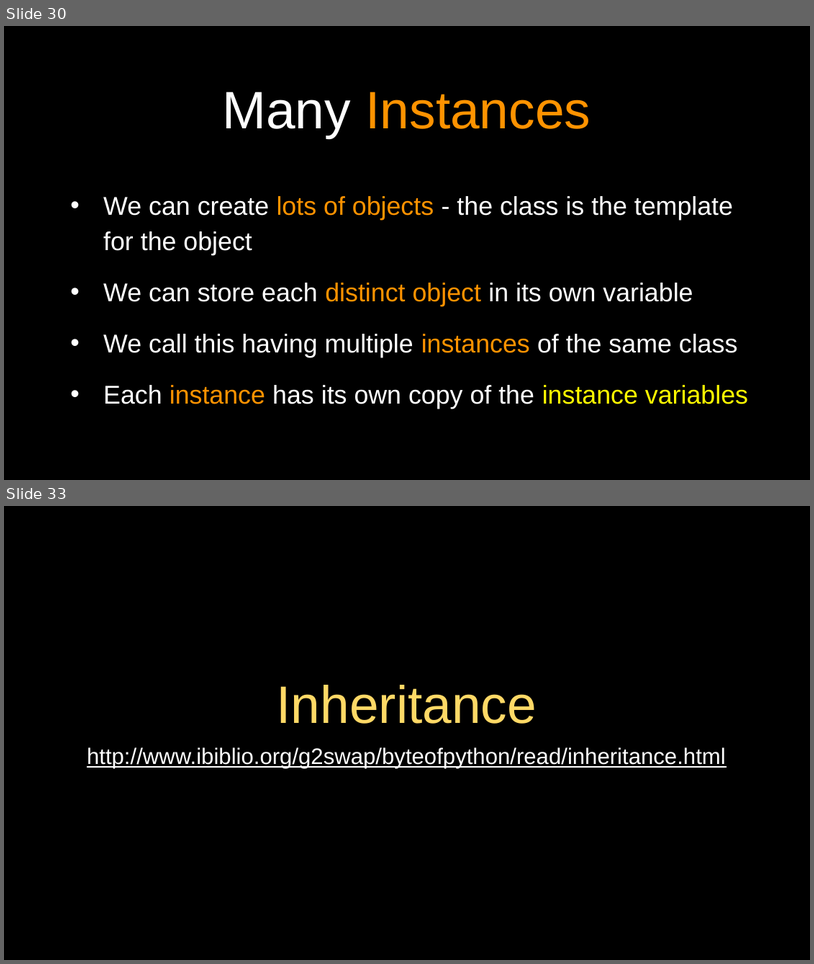
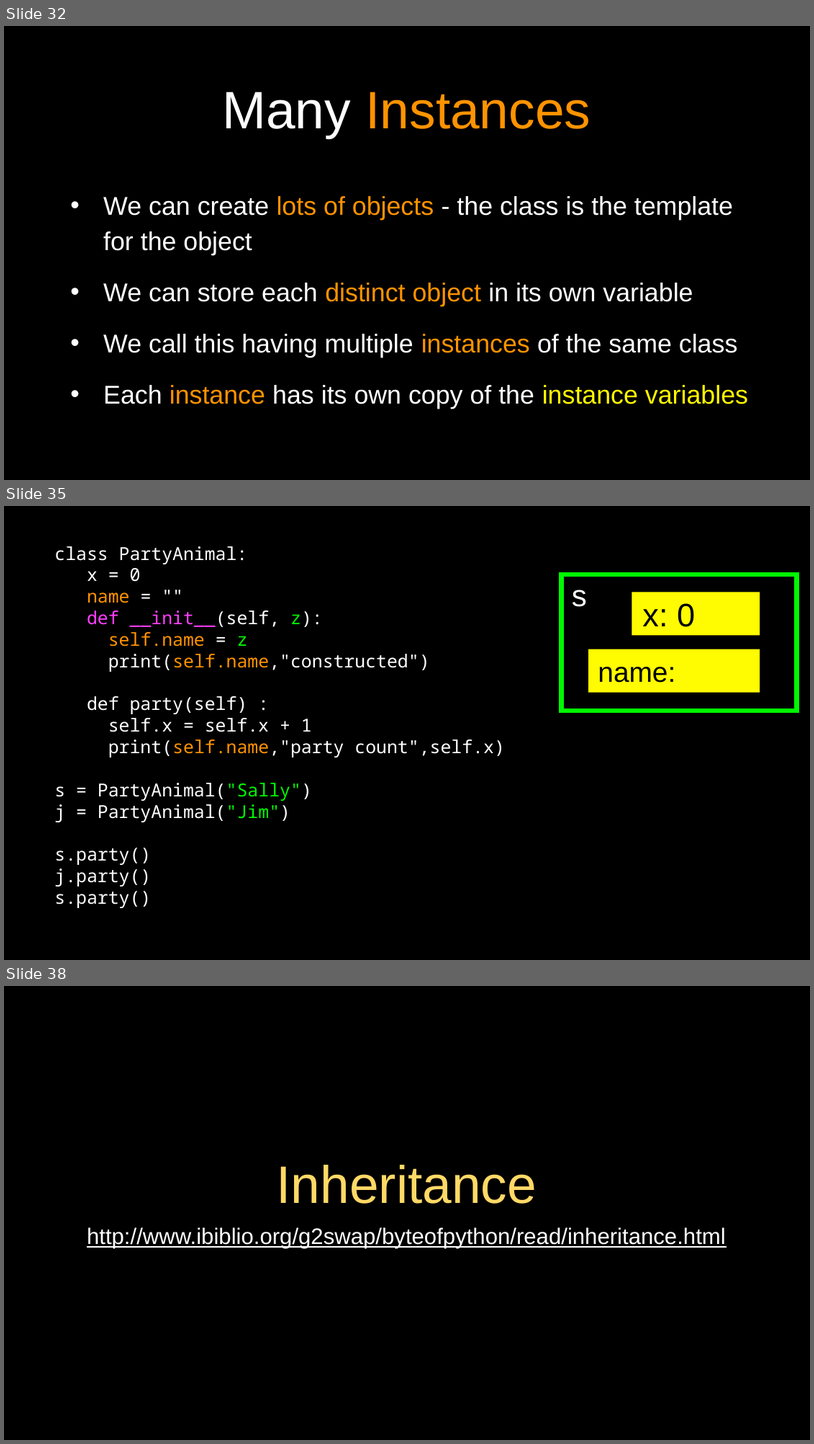
Before and after one commit to csev/py4e, a slide deck: lectures3/Pythonlearn-14-Objects.pptx. Shown one above the other, each under a label of ours: slides 30 and 33 before the commit, slides 32, 35 and 38 after it; the slides between them are not shown. The pictures are 814x964 and 814x1444 pixels, drawn with LibreOffice and Linux fonts; fonts in the diff are those of the drawing. Boxes give left, top, right and bottom in pixels: in the first picture for what was removed or moved away, otherwise in the second. Text is boxed around its words. In the diff, an @@ line names an element or a change of style, - is before the commit and + after.

```diff
--- a/lectures3/Pythonlearn-14-Objects.pptx
+++ b/lectures3/Pythonlearn-14-Objects.pptx
@@ slide 35 added at bbox=[4, 506, 810, 960], background #000000; not listed: 1 template element that a slide beside it also shows @@
@@ text added at bbox=[54, 546, 505, 908], 16 pt, text #FFFFFF @@
+class PartyAnimal:
+x = 0
+name = ""
+def __init__(self, z):
+self.name = z
+print(self.name,"constructed")
+def party(self) :
+self.x = self.x + 1
+print(self.name,"party count",self.x)
+s = PartyAnimal("Sally")
+j = PartyAnimal("Jim")
+s.party()
+j.party()
+s.party()
@@ rectangle added at bbox=[562, 574, 797, 710], outline #00F900 4 pt, 27 pt, text #FFFFFF @@
+s
@@ rectangle added at bbox=[632, 592, 761, 636], fill #FFFB00, 29 pt, text #000000 @@
+x: 0
@@ rectangle added at bbox=[589, 649, 759, 692], fill #FFFB00, 25 pt, text #000000 @@
+name:
@@ what was slide 30 is now slide 32 @@
@@ what was slide 33 is now slide 38 @@
```
Also in this commit, not shown: 3 slides changed, 4 other slides added, 10 other files.
